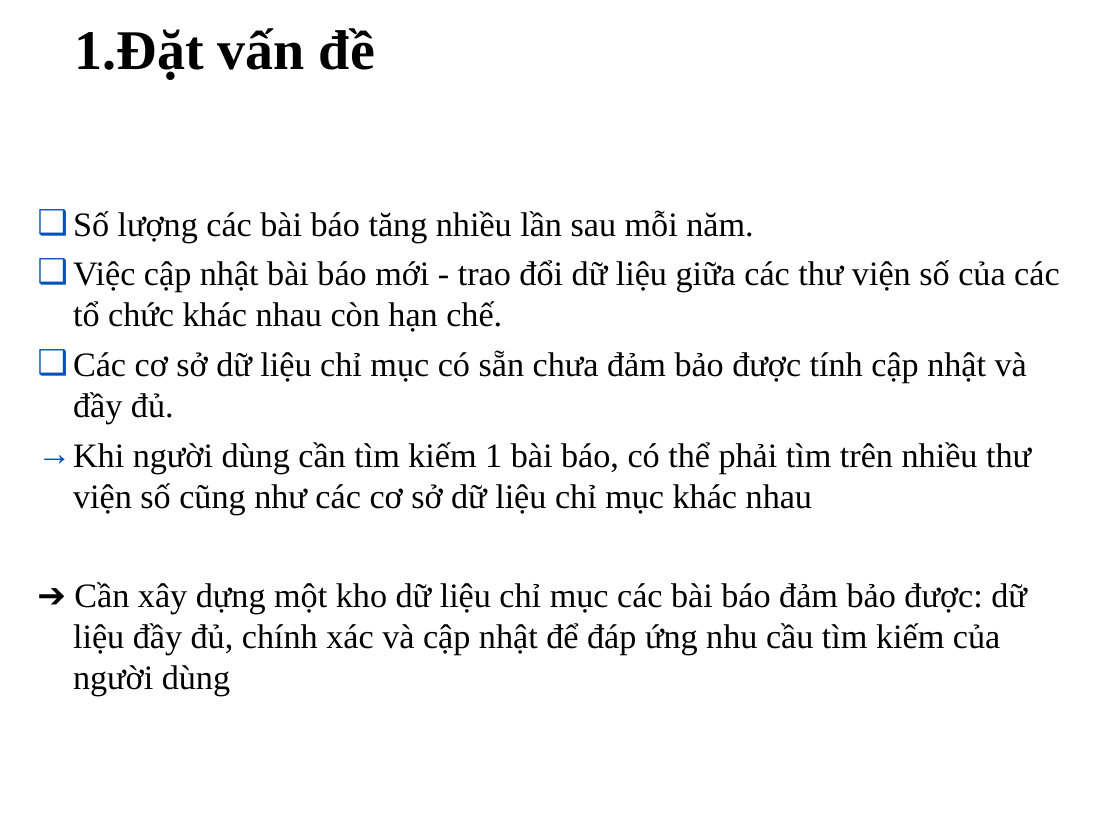
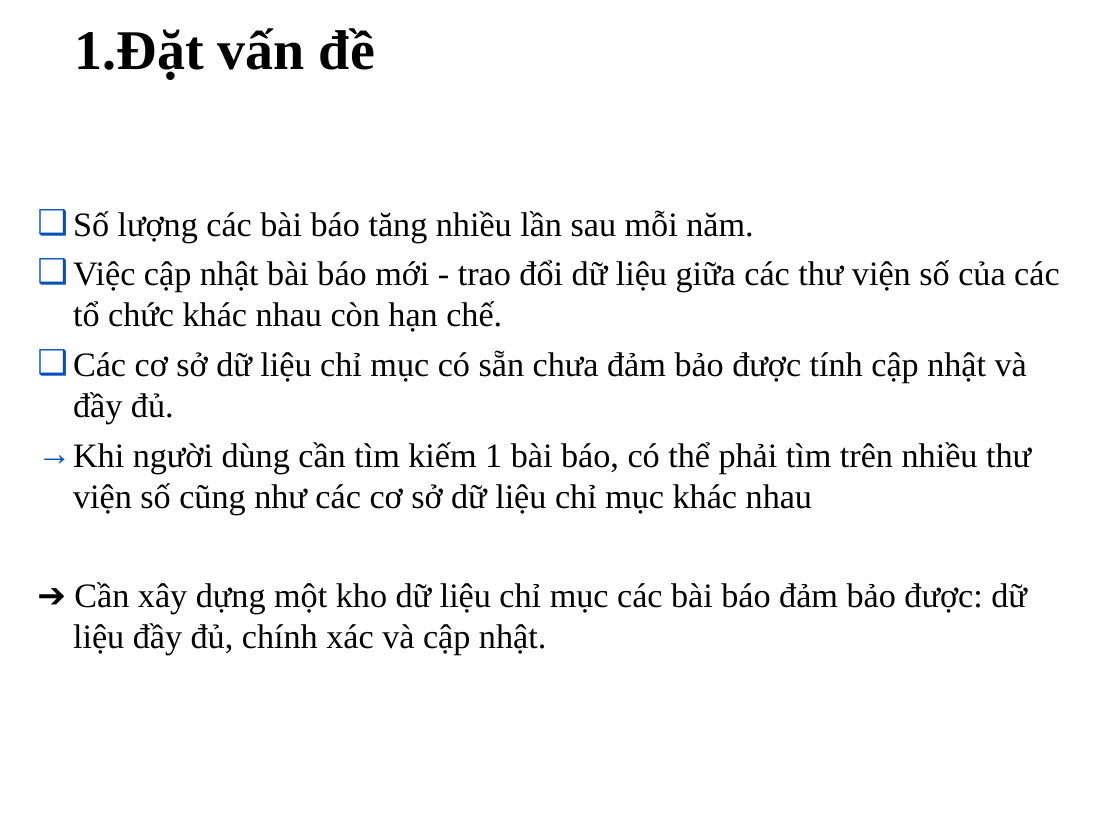
Before and after one commit to tiendv/detaitotnghiep, a slide deck: slide 3 of Report/Slide Baove/Final_slide.ppt. Drawn at 1120x840 pixels with LibreOffice and Linux fonts; fonts in the diff are those of the drawing; background and template pictures are left out. Boxes give left, top, right and bottom in pixels: in the first picture for what was removed or moved away, otherwise in the second. Text is boxed around its words. In the diff, an @@ line names an element or a change of style, - is before the commit and + after.

```diff
--- a/Report/Slide Baove/Final_slide.ppt
+++ b/Report/Slide Baove/Final_slide.ppt
@@ text at box(73, 582, 1027, 655): text changed @@
-➔ Cần xây dựng một kho dữ liệu chỉ mục các bài báo đảm bảo được: dữ liệu đầy đủ, chính xác và cập nhật để đáp ứng nhu cầu tìm kiếm của người dùng
+➔ Cần xây dựng một kho dữ liệu chỉ mục các bài báo đảm bảo được: dữ liệu đầy đủ, chính xác và cập nhật.
```
Also in this commit, not shown: 1 other slide changed.
